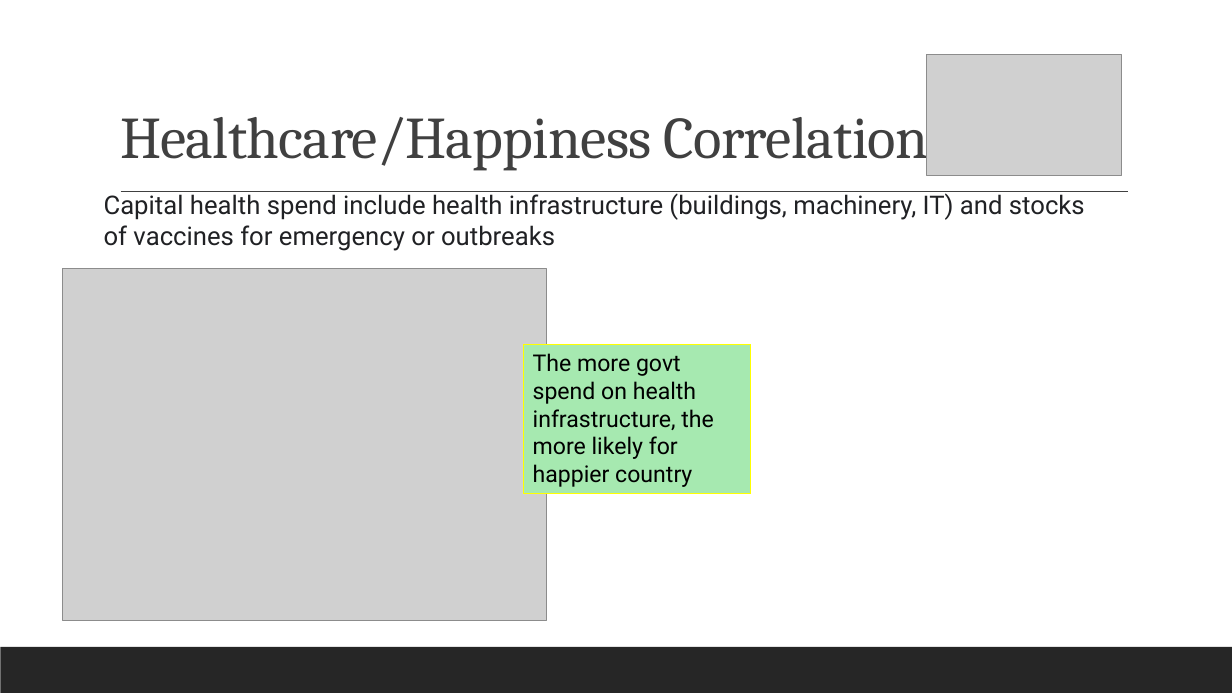
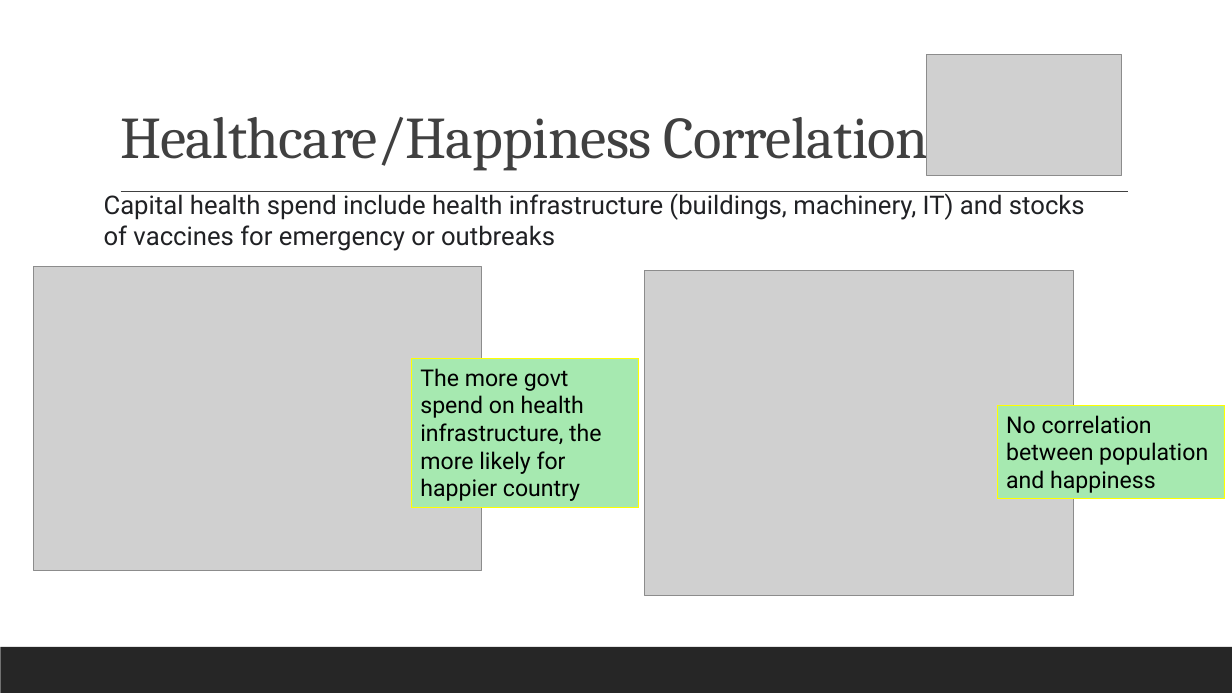
Before and after one commit to reginesgit/Factors-Contributing-to-a-Countrys-Happiness, a slide deck: slide 10 of Anaconda_Results_Presentation.pptx. Drawn at 1232x693 pixels with LibreOffice and Linux fonts; fonts in the diff are those of the drawing; grey boxes stand for pictures. Boxes give left, top, right and bottom in pixels: in the first picture for what was removed or moved away, otherwise in the second. Text is boxed around its words. In the diff, an @@ line names an element or a change of style, - is before the commit and + after.

Commit message:
updated healthcare and pp

```diff
--- a/Anaconda_Results_Presentation.pptx
+++ b/Anaconda_Results_Presentation.pptx
@@ picture: place and size @@
-picture at <box>63,269,546,621</box>
+picture at <box>33,267,481,571</box>
@@ picture added at <box>645,271,1074,596</box> @@
@@ rectangle "The more govt spend on ...": place and size @@
-rectangle "The more govt spend on ..." at <box>524,345,751,494</box>
+rectangle "The more govt spend on ..." at <box>411,359,639,508</box>
@@ rectangle added at <box>997,406,1225,499</box>, fill #A6E9B0, outline #FFFF00 0.75 pt, 18 pt, text #000000 @@
+No correlation between population and happiness
```
Also in this commit, not shown: 2 other slides changed, 1 other file.
